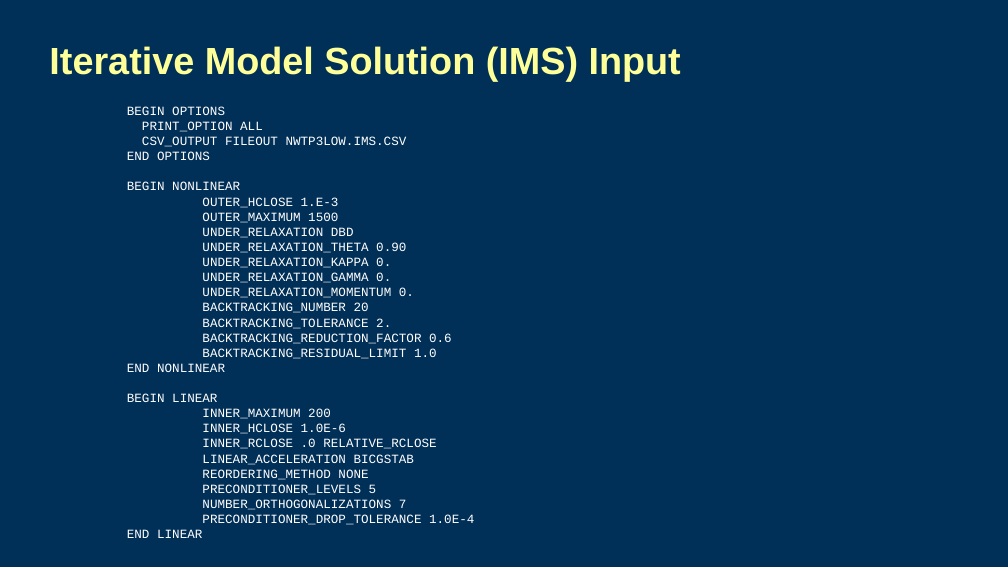
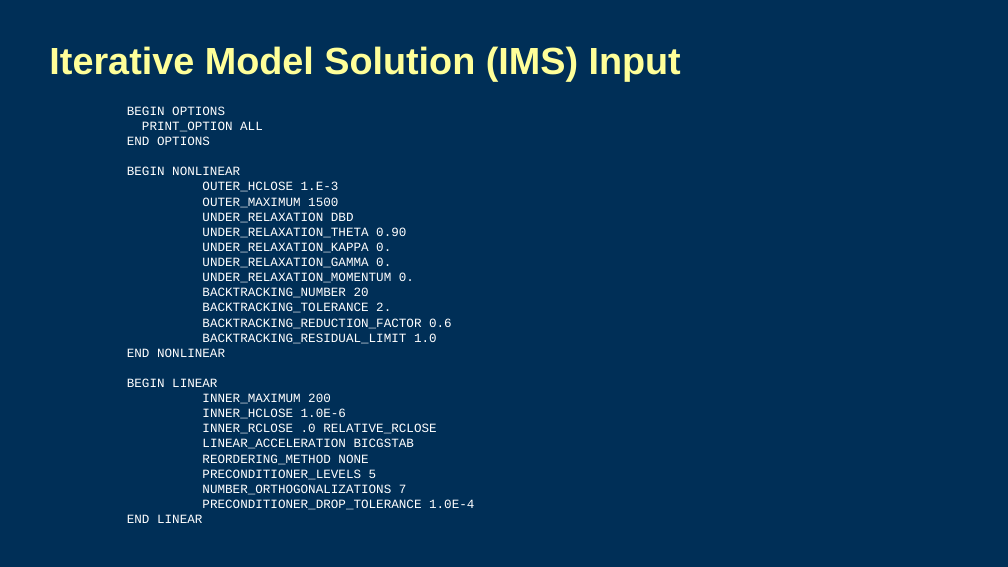
Before and after one commit to langevin-usgs/modflow-memphis-2023, a slide deck: slide 17 of lectures/Day5_6lecture_NewtonFormulation.pptx. Drawn at 1008x567 pixels with LibreOffice and Linux fonts; fonts in the diff are those of the drawing; background and template pictures are left out. Boxes give left, top, right and bottom in pixels: in the first picture for what was removed or moved away, otherwise in the second. Text is boxed around its words. In the diff, an @@ line names an element or a change of style, - is before the commit and + after.

```diff
--- a/lectures/Day5_6lecture_NewtonFormulation.pptx
+++ b/lectures/Day5_6lecture_NewtonFormulation.pptx
@@ text at [142,136,407,147]: paragraph removed @@
-CSV_OUTPUT FILEOUT NWTP3LOW.IMS.CSV
```
Also in this commit, not shown: 4 other slides changed, 2 other files.
